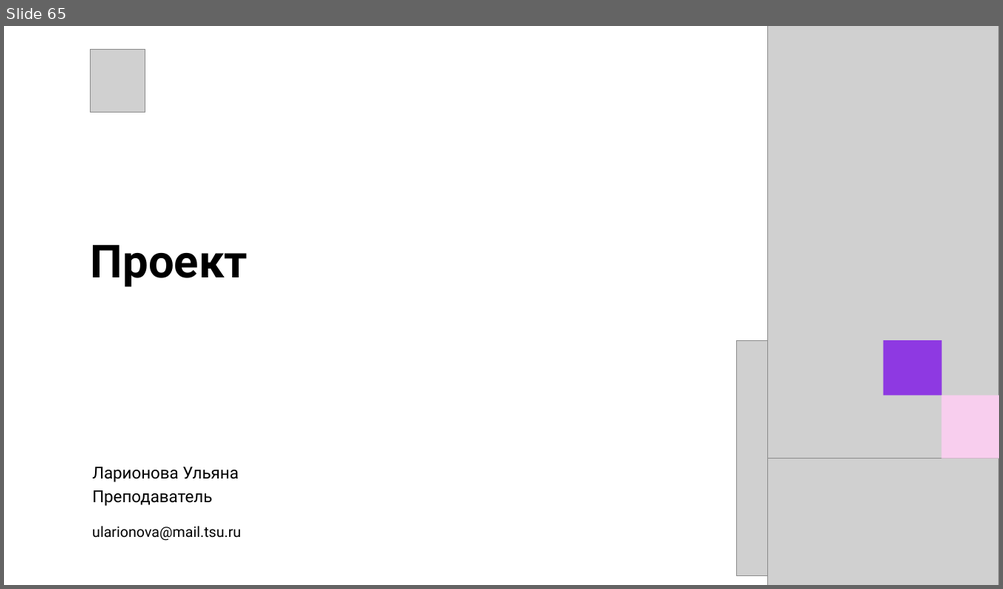
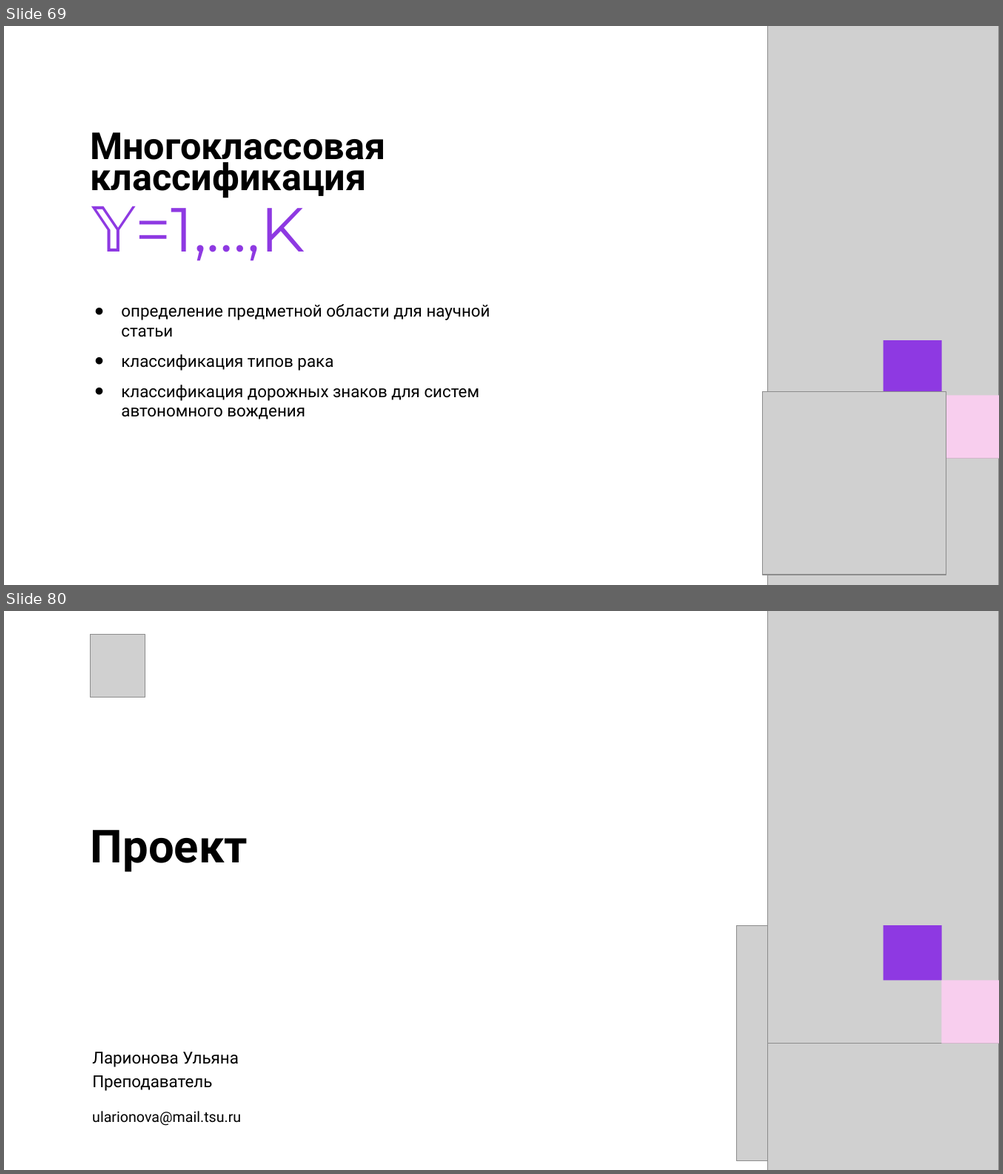
Before and after one commit to Ulatel/course_tsu_2026, a slide deck: Модуль 1. Введение в ML/1_Лекция.pptx. Shown one above the other, each under a label of ours: slide 65 before the commit, slides 69 and 80 after it; the slides between them are not shown. The pictures are 1003x589 and 1003x1174 pixels, drawn with LibreOffice and Linux fonts; fonts in the diff are those of the drawing; grey boxes stand for pictures. Boxes give left, top, right and bottom in pixels: in the first picture for what was removed or moved away, otherwise in the second. Text is boxed around its words. In the diff, an @@ line names an element or a change of style, - is before the commit and + after.

```diff
--- a/Модуль 1. Введение в ML/1_Лекция.pptx
+++ b/Модуль 1. Введение в ML/1_Лекция.pptx
@@ slide 69 added at bbox=[4, 26, 999, 585], background #FFFFFF @@
@@ text added at bbox=[90, 133, 385, 198], 36 pt, text #000000, bold @@
+Многоклассовая классификация
@@ text added at bbox=[91, 192, 304, 261], 60 pt, text #8E39E2 @@
+𝕐=1,…,K
@@ text added at bbox=[121, 304, 490, 420], 16 pt, text #000000 @@
+● определение предметной области для научной статьи
+● классификация типов рака
+● классификация дорожных знаков для систем автономного вождения
@@ picture added at bbox=[762, 392, 946, 575] @@
@@ group added at bbox=[767, 26, 999, 585]: 2 pictures, 2 rectangles @@
@@ what was slide 65 is now slide 80 @@
```
Also in this commit, not shown: 2 slides changed, 14 other slides added.
